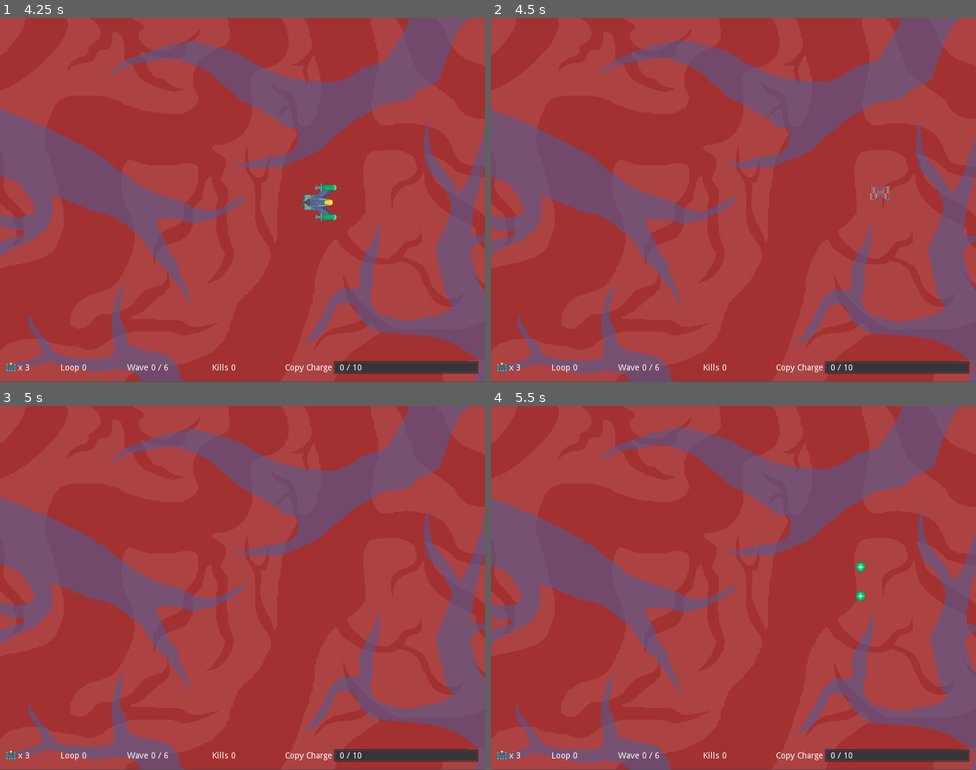
Above: before the commit, frames 1-4 (two rows, left to right).
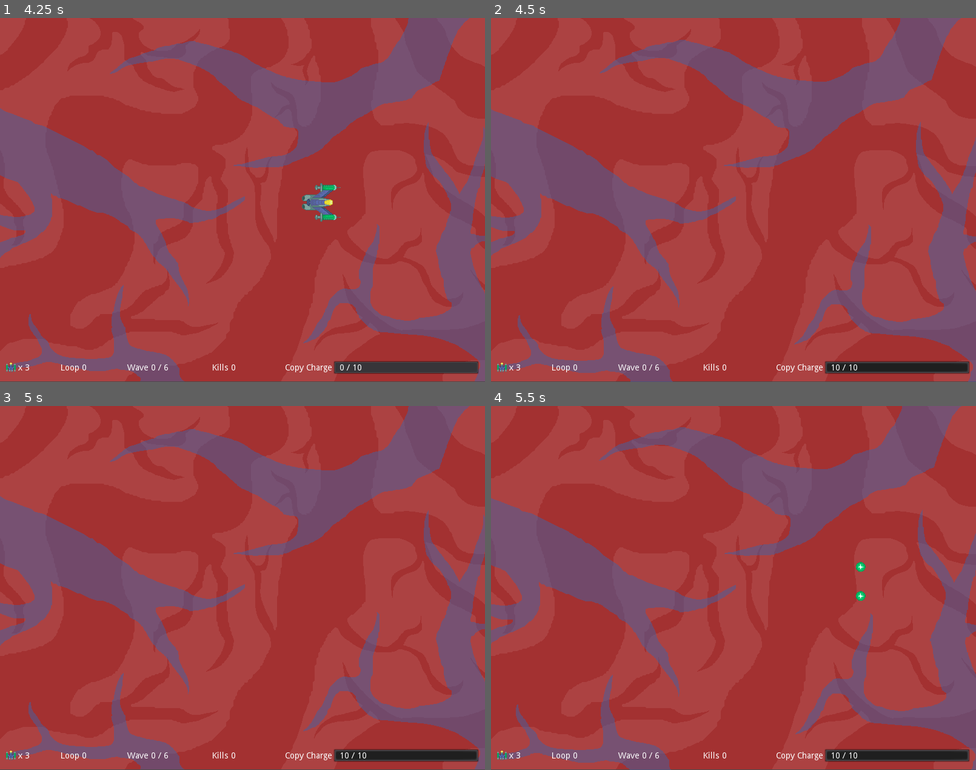
Above: after the commit, the same moments.

Repository: Yerdun/Pathogen
Game: Godot game, scene res://Assets/Scenes/Menus/Title.tscn
Two runs of this game, one before a commit and one after it. Both use one fixed random seed, a clock stepped at 60 frames per second and the inputs below. Sound files missing from this copy of the repository are replaced by a short silence.
Inputs (mouse positions are in pixels of both pictures, inside the frame that each line leads up to):
- Up to frame 1 (4.25 s): click "Play" at 0.5 s; move the mouse to (349, 181) at 1.27 s; hold Right (ui_right) 1.28-2.03 s; hold B (copy) 1.28-2.03 s; move the mouse to (145, 218) at 2.02 s; hold Down (ui_down) 2.03-2.78 s; tap Shift (control_focus) at 2.1 s; tap B (copy) at 2.3, 3.8 s; move the mouse to (291, 119) at 2.77 s; hold Right (ui_right) 2.78-3.53 s; hold B (copy) 2.78-3.53 s; move the mouse to (218, 272) at 3.52 s; hold Up (ui_up) from 3.53 s (still down); tap C (godmode) at 3.6 s
- Up to frame 2 (4.5 s): move the mouse to (879, 254) at 4.27 s; release Up (ui_up) at 4.28 s; hold Left (ui_left) from 4.28 s (still down); hold B (copy) from 4.28 s (still down); tap V (max_charge) at 4.35 s
- Up to frame 3 (5 s): keep holding Left (ui_left); keep holding B (copy)
- Up to frame 4 (5.5 s): keep holding Left (ui_left); move the mouse to (588, 533) at 5.02 s; release B (copy) at 5.03 s; tap Space (shoot) at 5.1 s; tap B (copy) at 5.3 s

Frame 1 is identical in both runs. In frame 2, 0.6% of the frame differs, in the area x 69-99%, y 46-97%; in frame 3, 0.5%; in frame 4, 0.5%.

Commit message:
Switched renderer to 2d, modified copy bullets Switched from viewport to 2D, so non-art 2D elements will scale more cleanly. For some reason this partially improves performance on my computer. Copy bullets modified to use "is action just pressed" instead of "is action pressed". Ensures only one copy bullet routine is executed per button press.

Diff:
--- a/Assets/Scenes/Player/Bullet Control.gd
+++ b/Assets/Scenes/Player/Bullet Control.gd
@@ -65,12 +65,12 @@
 
 
 func _shoot(): # handles shooting controls and cooldown
-	if Input.is_action_pressed("copy") and canFire and CurrentCharge == MaxCharge and secretCount == 4:
+	if Input.is_action_just_pressed("copy") and canFire and CurrentCharge == MaxCharge and secretCount == 4:
 		$"secret".play()
-		CurrentCharge = 0
+		#CurrentCharge = 0
 
 	# if player is trying to use copy ability, cd is ready, and charge is max
-	elif Input.is_action_pressed("copy") and canFire and CurrentCharge == MaxCharge:
+	elif Input.is_action_just_pressed("copy") and canFire and CurrentCharge == MaxCharge:
 		# play copy attempt sound
 		$"Copy Fire".play()
 		#instance a copy bullet
--- a/Assets/Scenes/Player/Bullet Control.tscn
+++ b/Assets/Scenes/Player/Bullet Control.tscn
@@ -50,6 +50,6 @@
 
 [node name="secret" type="AudioStreamPlayer" parent="."]
 stream = ExtResource( 11 )
-volume_db = 7.0
+volume_db = 4.0
 
 [connection signal="timeout" from="Shot Cooldown" to="." method="_on_Shot_Cooldown_timeout"]
--- a/project.godot
+++ b/project.godot
@@ -28,7 +28,7 @@
 
 window/size/width=800
 window/vsync/use_vsync=false
-window/stretch/mode="viewport"
+window/stretch/mode="2d"
 window/stretch/aspect="keep"
 
 [importer_defaults]
